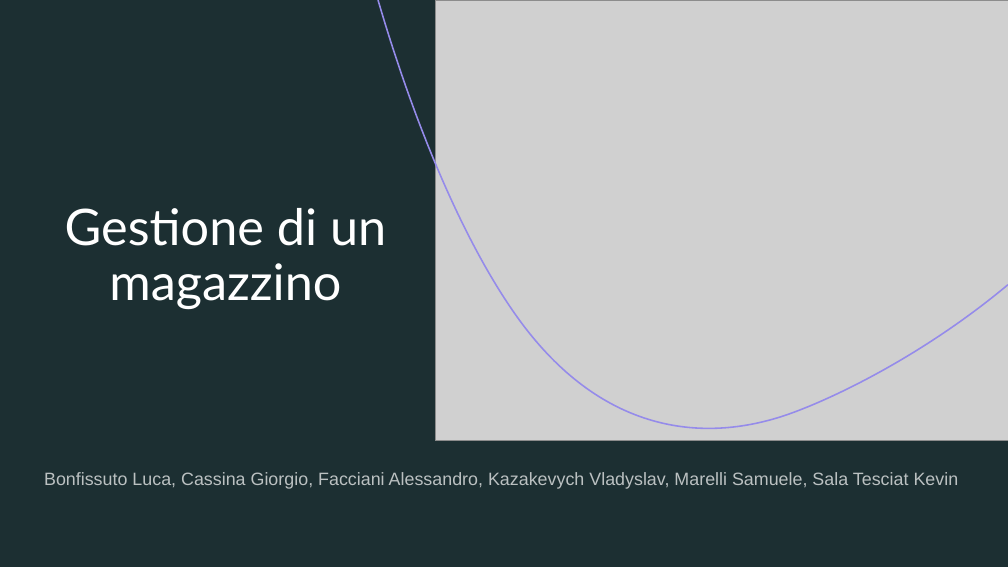
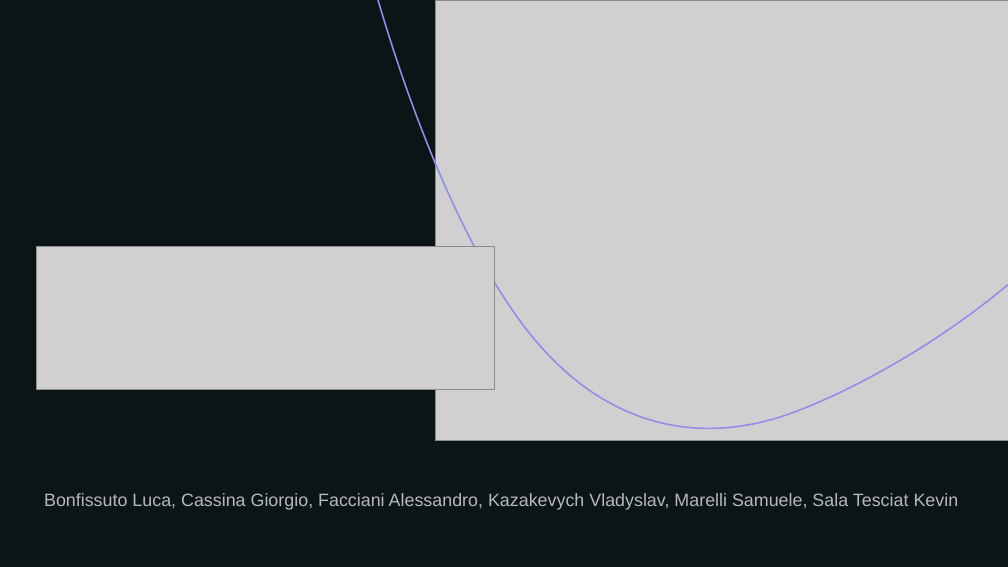
Before and after one commit to LuDaFiggi/Gestione_Magazzino, a slide deck: slide 1 of Gestione di un magazzino.pptx. Drawn at 1008x567 pixels with LibreOffice and Linux fonts; fonts in the diff are those of the drawing; grey boxes stand for pictures. Boxes give left, top, right and bottom in pixels: in the first picture for what was removed or moved away, otherwise in the second. Text is boxed around its words. In the diff, an @@ line names an element or a change of style, - is before the commit and + after.

```diff
--- a/Gestione di un magazzino.pptx
+++ b/Gestione di un magazzino.pptx
@@ background #1C2F32 to #0C1516 @@
@@ rectangle at box(0, 0, 1008, 567): fill #1C2F32 to #0C1516 @@
@@ title removed at box(65, 208, 386, 308) @@
-Gestione di un magazzino
@@ picture added at box(36, 247, 495, 389) @@
@@ subtitle "Bonfissuto Luca, Cassina Giorgio, Facciani ...": place and size @@
-subtitle "Bonfissuto Luca, Cassina Giorgio, Facciani ..." at box(44, 472, 959, 489)
+subtitle "Bonfissuto Luca, Cassina Giorgio, Facciani ..." at box(44, 493, 959, 510)
```
Also in this commit, not shown: 7 other slides changed, 1 other file.
